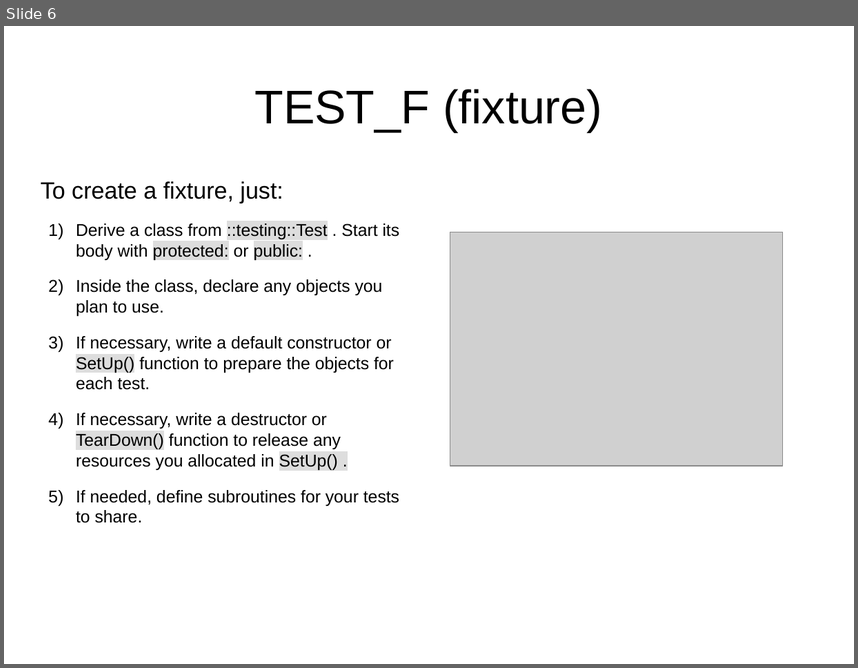
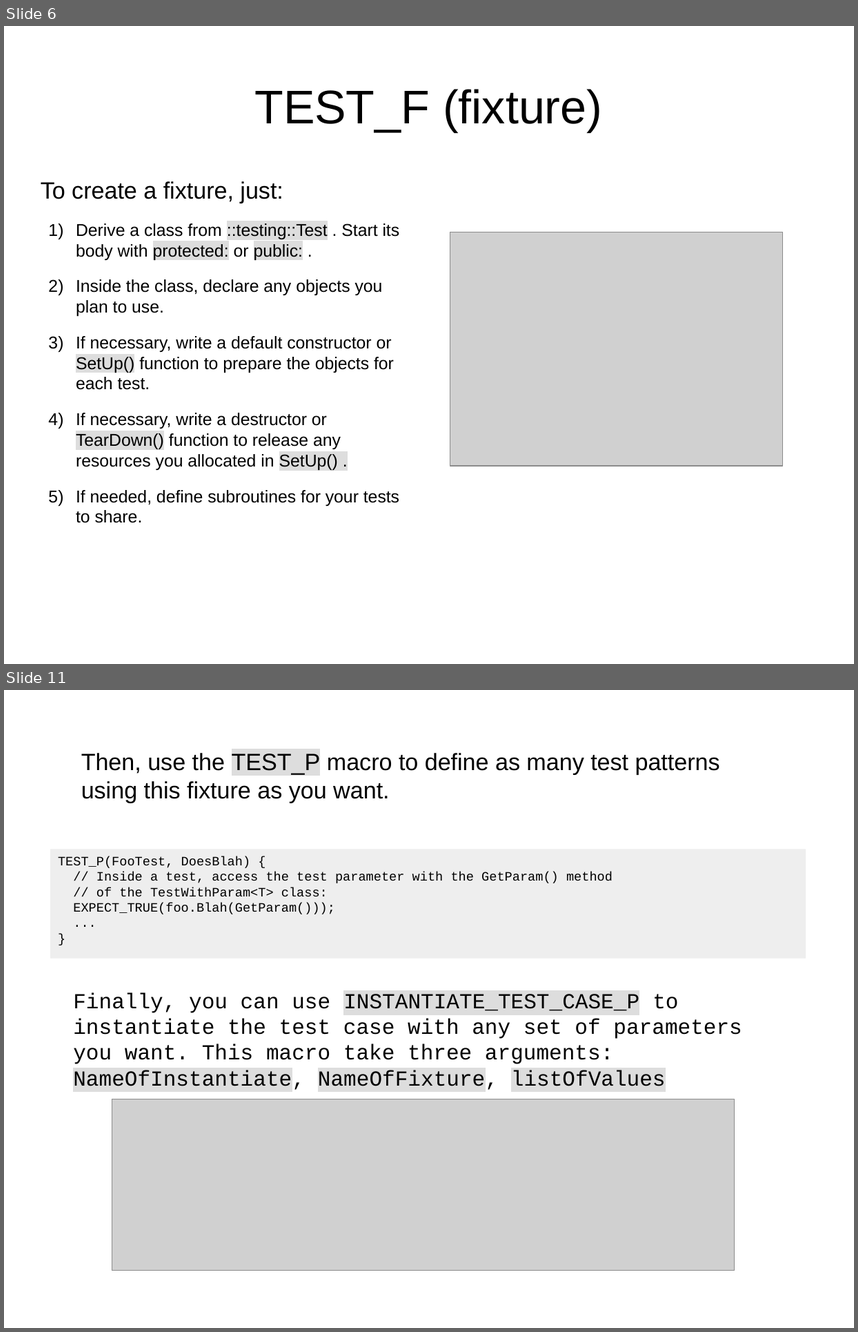
Before and after one commit to fmallaba/gtest-tutorial, a slide deck: GTest.odp. Shown one above the other, each under a label of ours: slide 6 before the commit, slides 6 and 11 after it; the slides between them are not shown. The pictures are 858x668 and 858x1332 pixels, drawn with LibreOffice and Linux fonts; fonts in the diff are those of the drawing; grey boxes stand for pictures. Boxes give left, top, right and bottom in pixels: in the first picture for what was removed or moved away, otherwise in the second. Text is boxed around its words. In the diff, an @@ line names an element or a change of style, - is before the commit and + after.

```diff
--- a/GTest.odp
+++ b/GTest.odp
@@ slide 11 added at [4, 690, 854, 1328], background #FFFFFF @@
@@ text added at [81, 753, 720, 802], 22 pt, text #000000 @@
+Then, use the TEST_P macro to define as many test patterns using this fixture as you want.
@@ rectangle added at [50, 849, 806, 958], fill #EEEEEE, 12 pt, text #000000 @@
+TEST_P(FooTest, DoesBlah) {
+// Inside a test, access the test parameter with the GetParam() method
+// of the TestWithParam<T> class:
+EXPECT_TRUE(foo.Blah(GetParam()));
+...
+}
@@ text added at [73, 992, 742, 1090], 20 pt, text #000000 @@
+Finally, you can use INSTANTIATE_TEST_CASE_P to instantiate the test case with any set of parameters you want. This macro take three arguments: NameOfInstantiate, NameOfFixture, listOfValues
@@ picture added at [112, 1099, 735, 1270] @@
```
Also in this commit, not shown: 1 slide changed, 8 other slides added, 6 other files.
